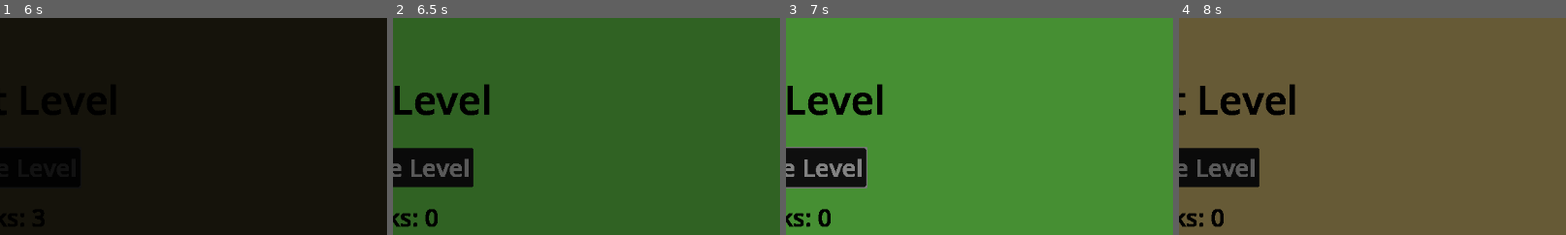
Above: before the commit, frames 1-4 (left to right).
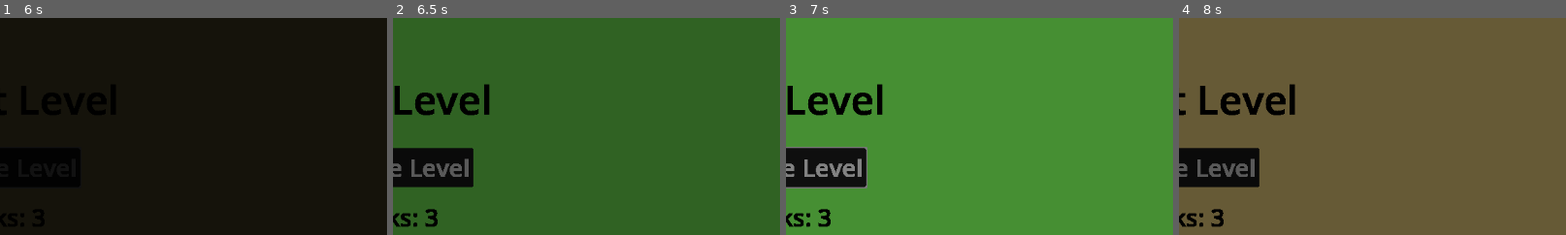
Above: after the commit, the same moments.

Repository: JaziriGaming/Scene_Manager
Game: Godot game, scene res://Scenes/main_scene.tscn
Same seed, same stepped clock (60 frames per second), same inputs: the game is played once before the commit and once after it. The project has no main scene, so this scene is started directly.
Inputs:
- Up to frame 1 (6 s): click "Change Level" at 0.5 s; click "Click Me!" at 1.25 s; click "Change Level" at 2 s; click "Click Me!" at 2.75 s; click "Change Level" at 3.5 s; click "Click Me!" at 4.25 s; click "Change Level" at 5 s
- Up to frame 2 (6.5 s): no input
- Up to frame 3 (7 s): click "Change Level" at 6.5 s
- Up to frame 4 (8 s): no input
The pictures show only the part of the screen within x 50-100%, y 21-71%; the shares and areas given below are measured in that part.

Frame 1 is identical in both runs. In frame 2, 0.1% of the frame differs, in the area x 8-12%, y 87-97%; in frame 3, 0.1%; in frame 4, 0.1%.

Commit message:
Fixed Clicks button
Forgot to override setup_scene when making the clicks button

Diff:
--- a/Scenes/desert_level.gd
+++ b/Scenes/desert_level.gd
@@ -3,6 +3,9 @@
 var scene_parameters = {
 	"clicks": 0
 }
+
+func setup_scene():
+	$Clicks.text = "Clicks: " + str(scene_parameters.clicks)
 
 func enable_all_buttons():
 	$Button.disabled = false
--- a/Scenes/grass_level.gd
+++ b/Scenes/grass_level.gd
@@ -3,6 +3,9 @@
 var scene_parameters = {
 	"clicks": 0
 }
+
+func setup_scene():
+	$Clicks.text = "Clicks: " + str(scene_parameters.clicks)
 
 func enable_all_buttons():
 	$change_scenes_btn.disabled = false
